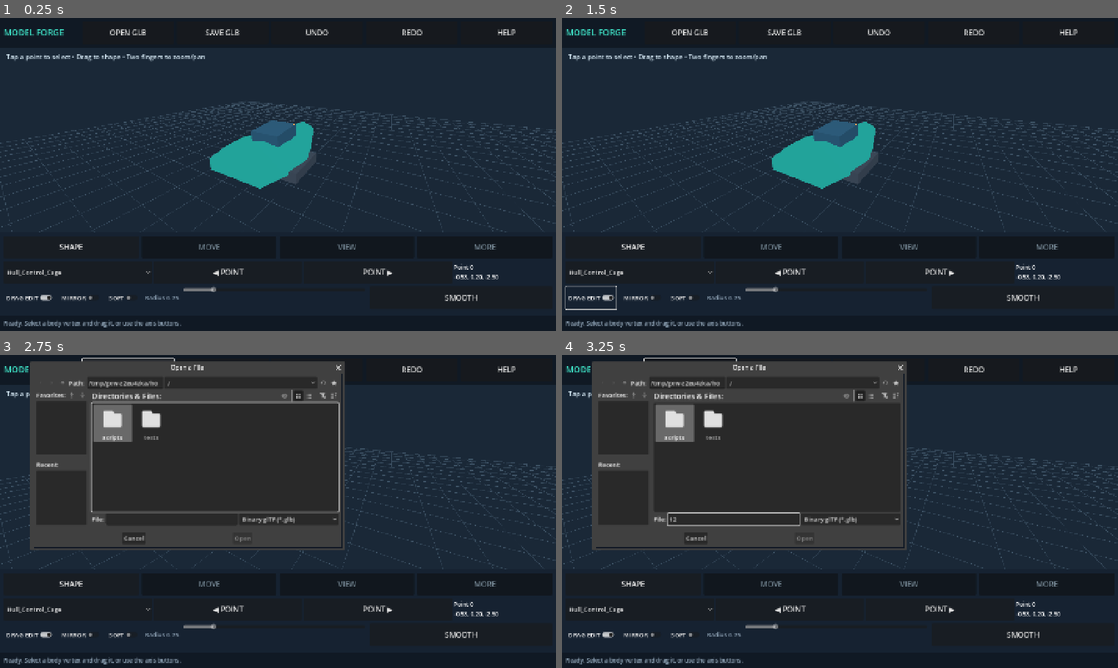
Above: before the commit, frames 1-4 (two rows, left to right).
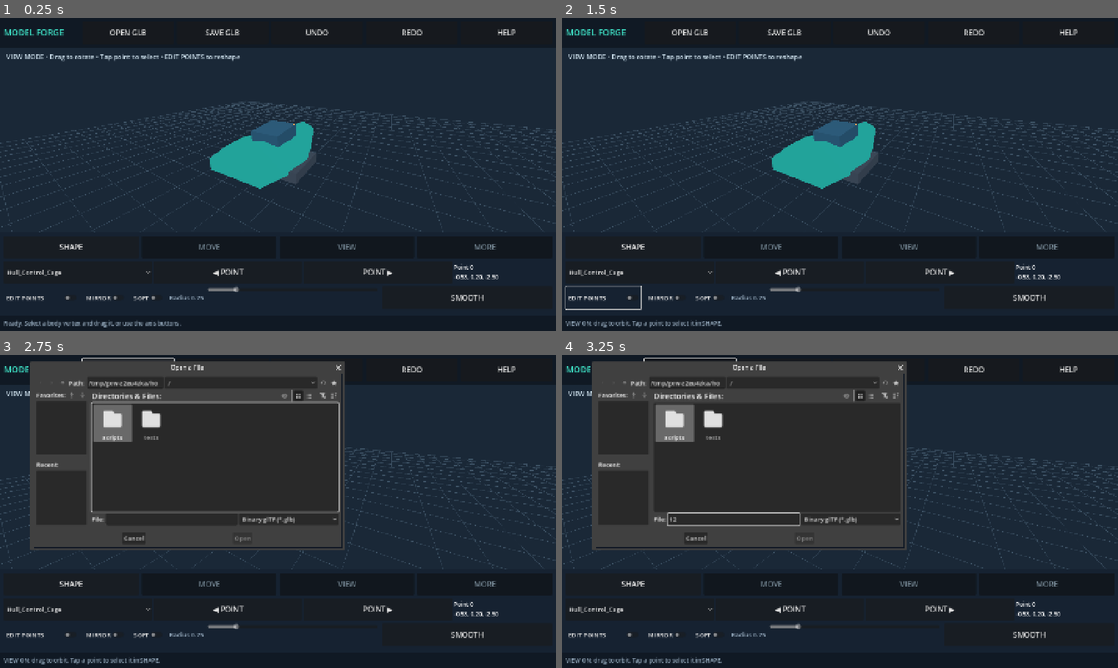
Above: after the commit, the same moments.

Repository: tpylman90-ctrl/Model-forge
Game: Godot game, scene res://main.tscn
Same seed, same stepped clock (60 frames per second), same inputs: the game is played once before the commit and once after it.
Inputs (mouse positions are in pixels of both pictures, inside the frame that each line leads up to):
- Up to frame 1 (0.25 s): no input
- Up to frame 2 (1.5 s): click (589, 296) at 0.5 s, where only the run before the commit has a clickable "DRAG EDIT"; click (600, 296) at 1.25 s, where only the run after the commit has a clickable "EDIT POINTS"
- Up to frame 3 (2.75 s): click "OPEN GLB" at 2 s
- Up to frame 4 (3.25 s): click (734, 520) at 2.77 s; type "12" at 2.85 s

The runs differ from the first frame. In frame 1, 1.0% of the frame differs, in the area x 1-87%, y 11-91%; in frame 2, 1.4%, in the area x 0-87%, y 11-99%; in frame 3, 0.9%; in frame 4, 0.9%.

Commit message:
Fix Android GUI taps and explicit orbit/edit modes; avoid synthesized mouse double gestures

Diff:
--- a/scripts/main.gd
+++ b/scripts/main.gd
@@ -1,5 +1,5 @@
 extends Control
-## Model Forge v0.1: touchscreen GLB geometry editor.
+## Model Forge v0.2.1: touchscreen GLB editor with explicit view/edit separation.
 const MeshEdit = preload("res://scripts/mesh_editor.gd")
 const DARK := Color("#101924")
 const PANEL := Color("#162231")
@@ -22,6 +22,7 @@
 var step_box: SpinBox
 var axis_picker: OptionButton
 var edit_toggle: CheckButton
+var touch_hint: Label
 var wire_toggle: CheckButton
 var reference_preview: TextureRect
 var reference_window: PanelContainer
@@ -86,9 +87,9 @@
     canvas.mouse_filter = Control.MOUSE_FILTER_STOP
     canvas.gui_input.connect(_canvas_input)
     viewport_area.add_child(canvas)
-    var hint := _label(viewport_area, "Tap a point to select • Drag to shape • Two fingers to zoom/pan", 17, Color("#d3e6f2"))
-    hint.position = Vector2(16, 12)
-    hint.mouse_filter = Control.MOUSE_FILTER_IGNORE
+    touch_hint = _label(viewport_area, "VIEW MODE • Drag to rotate • Tap SHAPE for points", 17, Color("#d3e6f2"))
+    touch_hint.position = Vector2(16, 12)
+    touch_hint.mouse_filter = Control.MOUSE_FILTER_IGNORE
 
     reference_window = PanelContainer.new()
     _panel_style(reference_window, Color("#172536"))
@@ -152,8 +153,10 @@
     shape_options.add_theme_constant_override("separation", 12)
     tool_panels[0].add_child(shape_options)
     edit_toggle = CheckButton.new()
-    edit_toggle.text = "DRAG EDIT"
-    edit_toggle.button_pressed = true
+    edit_toggle.text = "EDIT POINTS"
+    edit_toggle.button_pressed = false
+    edit_toggle.toggled.connect(_edit_toggled)
+    edit_toggle.custom_minimum_size.x = 195
     shape_options.add_child(edit_toggle)
     var mirror := CheckButton.new()
     mirror.text = "MIRROR"
@@ -242,7 +245,7 @@
     status_label = _label(footer, "Model Forge ready", 15, MUTED)
     help_dialog = AcceptDialog.new()
     help_dialog.title = "Model Forge • Quick Guide"
-    help_dialog.dialog_text = "1. OPEN a GLB (or choose the demo in MORE).\n2. SHAPE: tap a point and drag to edit it.\n3. Enable SOFT for curved changes; Radius controls how far they reach.\n4. MIRROR matches the opposite X side.\n5. MOVE: fine-tune with X/Y/Z buttons.\n6. VIEW: front, side, top and orbit-only mode.\n7. UNDO edits; SAVE exports a new GLB.\n\nTwo fingers pan and zoom. Always keep original models."
+    help_dialog.dialog_text = "1. OPEN a GLB (or choose the demo in MORE).\n2. Drag in the viewport to ORBIT the camera.\n3. SHAPE: tap a point to select it, then turn EDIT POINTS on to drag/pull it. Switch EDIT POINTS off to orbit again.\n4. SOFT bends neighboring geometry; Radius controls its reach.\n5. MIRROR matches the opposite X side.\n6. MOVE: fine-tune with X/Y/Z buttons.\n7. VIEW: front, side, top and orbit-only mode.\n8. UNDO edits; SAVE exports a new GLB.\n\nTwo fingers pan and zoom. Always keep original models."
     add_child(help_dialog)
     _show_tab(0)
 
@@ -251,11 +254,10 @@
     for i in range(tool_panels.size()):
         tool_panels[i].visible = (i == index)
         tab_buttons[i].modulate = Color.WHITE if i == index else Color("#879cab")
-    if edit_toggle != null:
-        if index == 2:
-            edit_toggle.button_pressed = false
-        elif index < 2:
-            edit_toggle.button_pressed = true
+    # Never silently arm geometry pulling when changing tool tabs.
+    if edit_toggle != null and index != 0:
+        edit_toggle.button_pressed = false
+    _update_touch_hint()
     if status_label != null:
         var messages := [
             "SHAPE: tap a point and drag. SOFT bends nearby points.",
@@ -264,6 +266,27 @@
             "MORE: photo references, demo model, help."
         ]
         _notify(messages[index])
+
+func _edit_toggled(enabled: bool) -> void:
+    if not enabled and pointer_dragging_vertex:
+        _pointer_end()
+    _update_touch_hint()
+    if enabled:
+        _notify("EDIT ON: drag a point to reshape it. Tap EDIT POINTS to exit.")
+    else:
+        _notify("VIEW ON: drag to orbit. Tap a point to select it in SHAPE.")
+
+
+func _update_touch_hint() -> void:
+    if touch_hint == null:
+        return
+    if edit_toggle != null and edit_toggle.button_pressed:
+        touch_hint.text = "EDIT MODE • Drag a point to pull • Switch EDIT POINTS off to orbit"
+    elif active_tab == 0:
+        touch_hint.text = "VIEW MODE • Drag to rotate • Tap point to select • EDIT POINTS to reshape"
+    else:
+        touch_hint.text = "VIEW MODE • Drag to rotate • Two fingers to zoom / pan"
+
 
 func _soft_changed(enabled: bool) -> void:
     edit.soft_enabled = enabled
@@ -300,7 +323,8 @@
 
 func _camera_mode() -> void:
     edit_toggle.button_pressed = false
-    _notify("Camera mode: drag to rotate freely. Tap SHAPE to edit.")
+    _update_touch_hint()
+    _notify("Camera mode: drag to rotate freely. Go to SHAPE → EDIT POINTS to reshape.")
 
 func _recalculate_normals() -> void:
     if edit.target == null:
@@ -642,6 +666,10 @@
     camera.look_at(orbit_center, Vector3.UP)
 
 func _canvas_input(event: InputEvent) -> void:
+    # Android generates both native touch and synthesized mouse events when
+    # mouse-from-touch is enabled. Route touch exclusively to viewport gestures;
+    # synthesized mouse remains available for Godot's regular GUI buttons.
+    var native_android: bool = OS.get_name() == "Android"
     if event is InputEventMouseButton:
         if event.button_index == MOUSE_BUTTON_WHEEL_UP and event.pressed:
             orbit_distance *= 0.88
@@ -649,12 +677,12 @@
         elif event.button_index == MOUSE_BUTTON_WHEEL_DOWN and event.pressed:
             orbit_distance *= 1.12
             _update_camera()
-        elif event.button_index == MOUSE_BUTTON_LEFT:
+        elif event.button_index == MOUSE_BUTTON_LEFT and not native_android:
             if event.pressed:
                 _pointer_start(event.position)
             else:
                 _pointer_end()
-    elif event is InputEventMouseMotion and pointer_down:
+    elif event is InputEventMouseMotion and pointer_down and not native_android:
         _pointer_move(event.position)
     elif event is InputEventScreenTouch:
         if event.pressed:
@@ -739,6 +767,12 @@
         _update_camera()
 
 func _pointer_end() -> void:
+    if not pointer_down:
+        return
+    if not pointer_dragging_vertex and active_tab == 0:
+        if pointer_last.distance_squared_to(pointer_origin) < 100.0:
+            if _pick_vertex(pointer_origin):
+                _update_marker()
     if pointer_dragging_vertex:
         # The final position is committed even if drag throttling skipped a frame.
         if pointer_last.distance_squared_to(pointer_origin) > 4.0:
@@ -759,6 +793,15 @@
         _update_marker()
     pointer_down = false
     pointer_dragging_vertex = false
+
+func _notification(what: int) -> void:
+    # A lost window focus must never leave a vertex stroke or drag captured.
+    if what == NOTIFICATION_APPLICATION_FOCUS_OUT or what == NOTIFICATION_WM_WINDOW_FOCUS_OUT:
+        if pointer_down:
+            _pointer_end()
+        touch_positions.clear()
+        last_pinch_distance = 0.0
+        last_pinch_midpoint = Vector2.ZERO
 
 func _pick_vertex(position: Vector2) -> bool:
     if edit.target == null:
